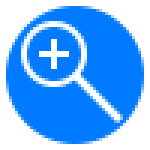
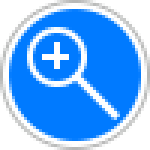
Layer changes from the first (150, 150) image to the second:
painted on "Form 5 Kopie" over [51, 39, 60, 69]
painted on "Form 5" over [39, 51, 69, 60]
painted on "Form 4" over [72, 72, 123, 123]
painted on "Ellipse 1" (1st of 2) over [21, 21, 87, 87]
added layer "Ellipse 1 Kopie" above "Ellipse 1" over [0, 0, 150, 150]
painted on "Ellipse 1" (2nd of 2) over [6, 6, 144, 144]
